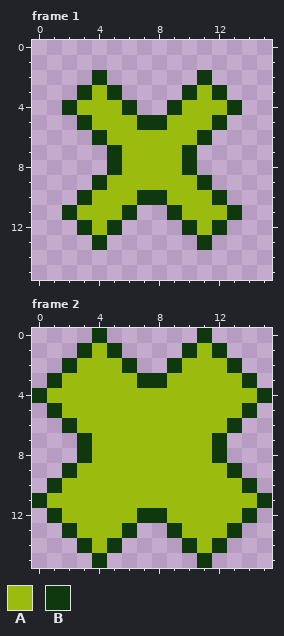
Pixel-art file: Aseprite/Crosses.aseprite. Above is the file before it was changed.
16x16 pixels, 8 frames. Shown: frame 1, frame 2. The commit also changed other frames, which this record leaves out.
Palette (. is transparent): A #9bbc0f  B #0f380f
Pixels before, frame 1, first column x 2:
 2 ..B......B..
 3 .BAB....BAB.
 4 BAAAB..BAAAB
 5 .BAAABBAAAB.
 6 ..BAAAAAAB..
 7 ...BAAAAB...
 8 ...BAAAAB...
 9 ..BAAAAAAB..
10 .BAAABBAAAB.
11 BAAAB..BAAAB
12 .BAB....BAB.
13 ..B......B..
Pixels before, frame 2, first column x 0:
 0 ....B......B....
 1 ...BAB....BAB...
 2 ..BAAAB..BAAAB..
 3 .BAAAAABBAAAAAB.
 4 BAAAAAAAAAAAAAAB
 5 .BAAAAAAAAAAAAB.
 6 ..BAAAAAAAAAAB..
 7 ...BAAAAAAAAB...
 8 ...BAAAAAAAAB...
 9 ..BAAAAAAAAAAB..
10 .BAAAAAAAAAAAAB.
11 BAAAAAAAAAAAAAAB
12 .BAAAAABBAAAAAB.
13 ..BAAAB..BAAAB..
14 ...BAB....BAB...
15 ....B......B....
After:
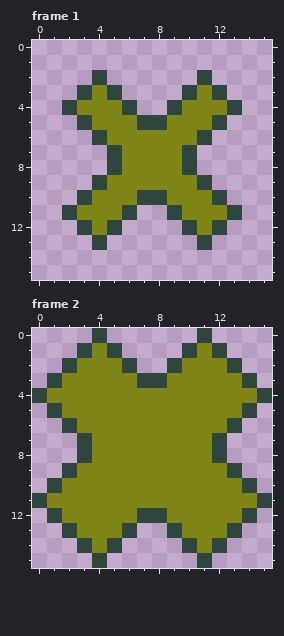
The exact change:
colour A: #9bbc0f -> #7e8416
colour B: #0f380f -> #2e463d
